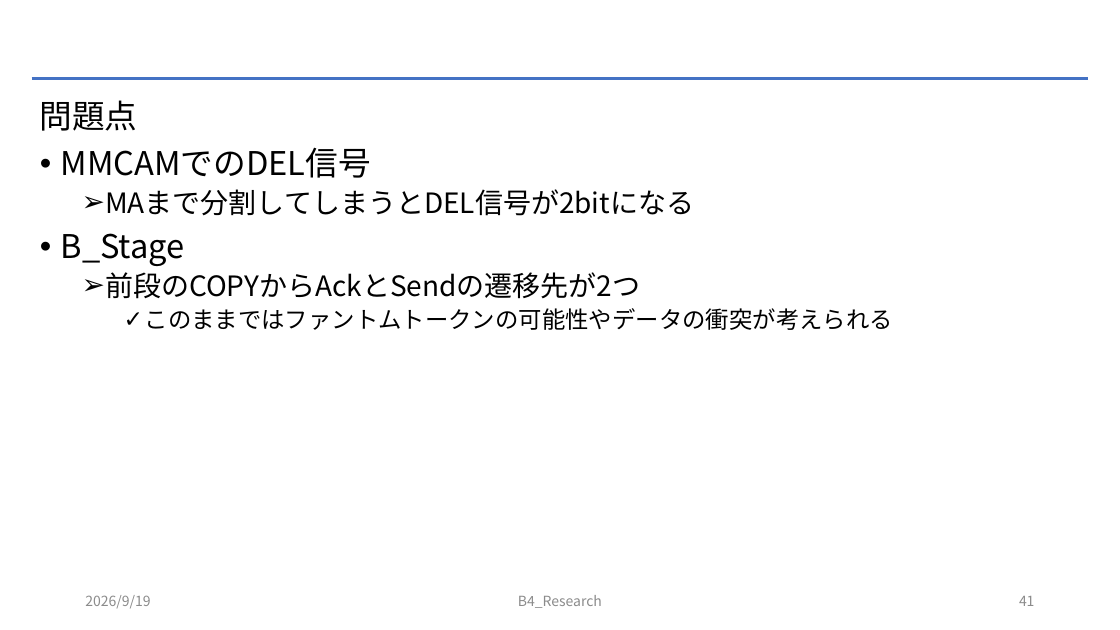
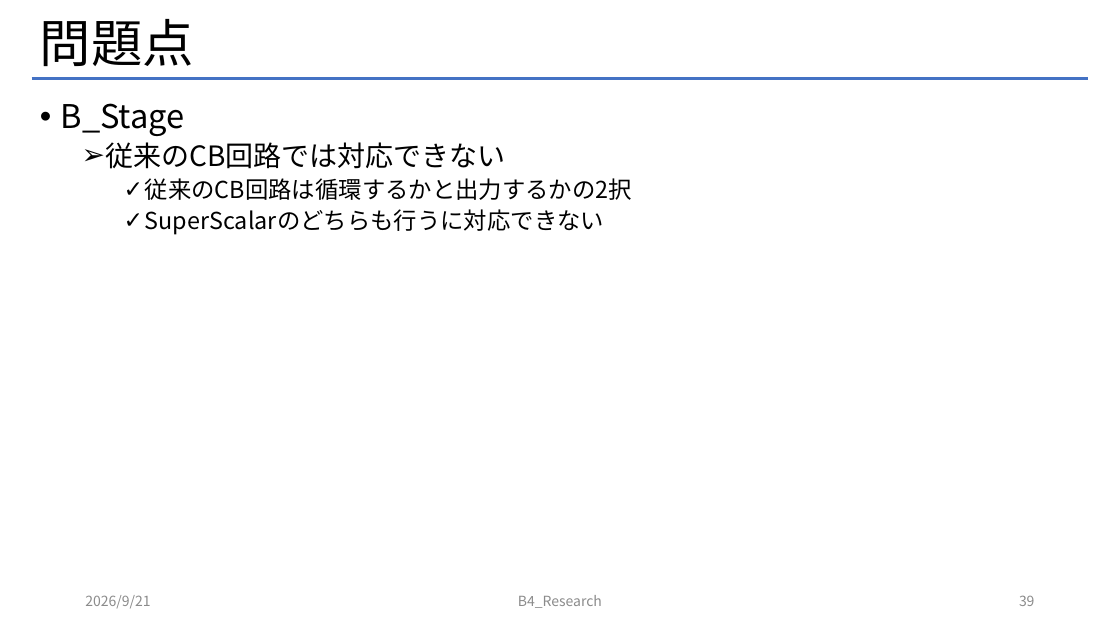
Before and after one commit to Mattya009/SuperScalar_DDP, a slide deck: slide 39 of DDP_SuperScalar.pptx (slide 41 before the commit). Drawn at 1120x630 pixels with LibreOffice and Linux fonts; fonts in the diff are those of the drawing. Boxes give left, top, right and bottom in pixels: in the first picture for what was removed or moved away, otherwise in the second. Text is boxed around its words. In the diff, an @@ line names an element or a change of style, - is before the commit and + after.

Commit message:
powerpointとSuperScalar_DDPを作成

```diff
--- a/DDP_SuperScalar.pptx
+++ b/DDP_SuperScalar.pptx
@@ title added at (40, 19, 194, 66), 44 pt, text #000000 @@
+問題点
@@ text at (40, 100, 694, 216): paragraphs removed @@
-問題点
-• MMCAMでのDEL信号
-  ➢ MAまで分割してしまうとDEL信号が2bitになる
@@ text at (105, 142, 632, 235): text changed @@
-  ➢ 前段のCOPYからAckとSendの遷移先が2つ
-    ✓ このままではファントムトークンの可能性やデータの衝突が考えられる
+  ➢ 従来のCB回路では対応できない
+    ✓ 従来のCB回路は循環するかと出力するかの2択
+    ✓ SuperScalarのどちらも行うに対応できない
@@ text at (85, 595, 150, 608): text changed @@
-2026/9/19
+2026/9/21
@@ page number at (1019, 595, 1035, 606): text changed @@
-41
+39
```
Also in this commit, not shown: 78 other slides changed, 1 slide added, 14 other files.
